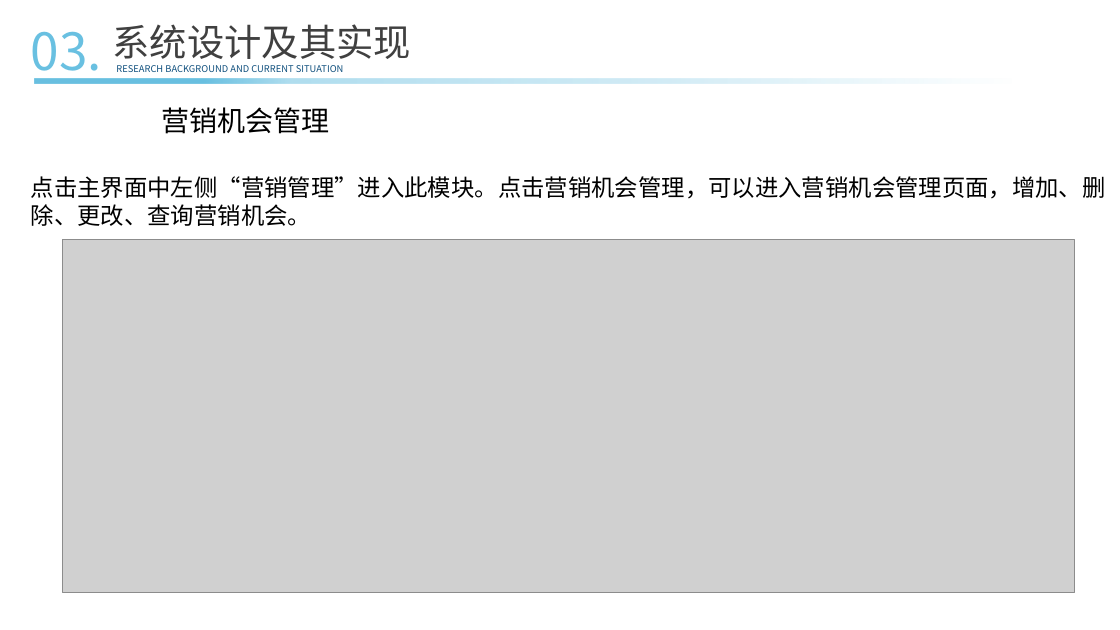
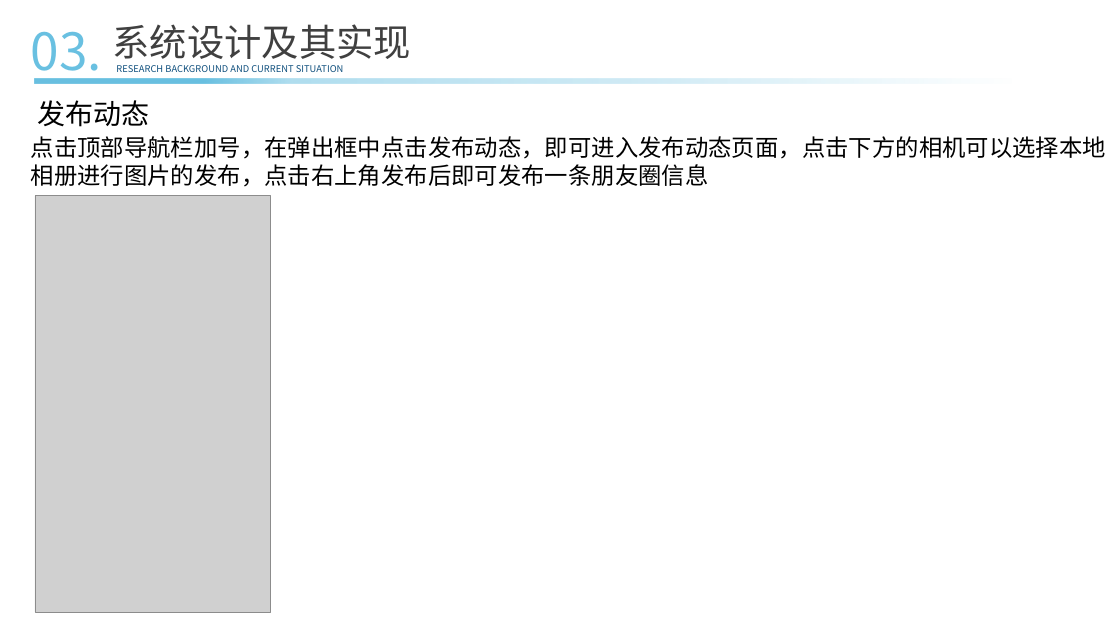
Before and after one commit to ConsoleLZ/chat-app, a slide deck: slide 27 of 毕业论文/毕业答辩(系统开发）.pptx. Drawn at 1120x630 pixels with LibreOffice and Linux fonts; fonts in the diff are those of the drawing; grey boxes stand for pictures. Boxes give left, top, right and bottom in pixels: in the first picture for what was removed or moved away, otherwise in the second. Text is boxed around its words. In the diff, an @@ line names an element or a change of style, - is before the commit and + after.

```diff
--- a/毕业论文/毕业答辩(系统开发）.pptx
+++ b/毕业论文/毕业答辩(系统开发）.pptx
@@ rectangle "发布动态": place and size @@
-rectangle "发布动态" at [90, 100, 401, 140]
+rectangle "发布动态" at [23, 93, 164, 134]
@@ text in rectangle at [37, 100, 149, 127]: text changed @@
-营销机会管理
+发布动态
@@ rectangle "点击顶部导航栏加号，在弹出框中点击发布动态，即可进入发布动态页面，点击下方的相机可以选择本地相册进行图片的发布，点击右上 ...": place and size @@
-rectangle "点击顶部导航栏加号，在弹出框中点击发布动态，即可进入发布动态页面，点击下方的相机可以选择本地相册进行图片的发布，点击右上 ..." at [23, 140, 1120, 262]
+rectangle "点击顶部导航栏加号，在弹出框中点击发布动态，即可进入发布动态页面，点击下方的相机可以选择本地相册进行图片的发布，点击右上 ..." at [23, 140, 1120, 181]
@@ text in rectangle at [31, 136, 1106, 187]: text changed @@
-点击主界面中左侧“营销管理”进入此模块。点击营销机会管理，可以进入营销机会管理页面，增加、删除、更改、查询营销机会。
+点击顶部导航栏加号，在弹出框中点击发布动态，即可进入发布动态页面，点击下方的相机可以选择本地相册进行图片的发布，点击右上角发布后即可发布一条朋友圈信息
@@ picture added at [35, 196, 271, 612] @@
@@ picture removed at [63, 239, 1075, 593] @@
```
Also in this commit, not shown: 11 other slides changed, 1 slide added, 2 slides removed.
